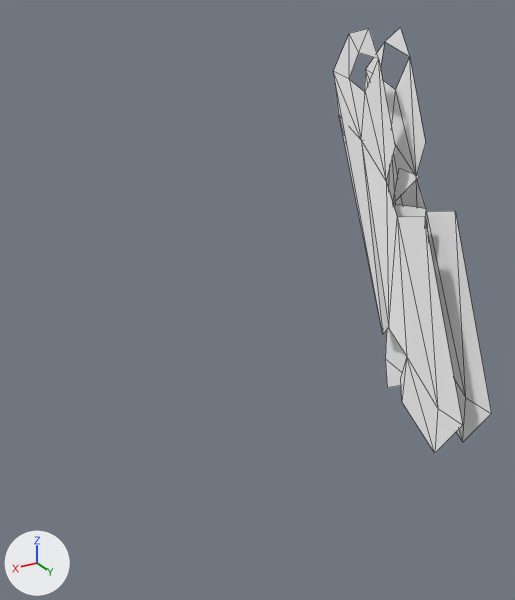
One commit to the COLLADA model aero_description/aero_four_legs/models/urdf/aero_upper_meshes/LARM_INDEX_LINK2_mesh.dae: the scene before it, then after it.
Both versions are drawn from a camera (50 mm lens) standing at (0.0304, 0.0189, 0.0418) and looking at (0.0021, -0.0282, 0.0183). Every picture has the same lights, and +X, +Y and +Z are marked at lower left. Mesh edges are drawn as thin lines. Vertices at the same position are counted once.

In view in the first picture: 'LARM_INDEX_LINK2'.
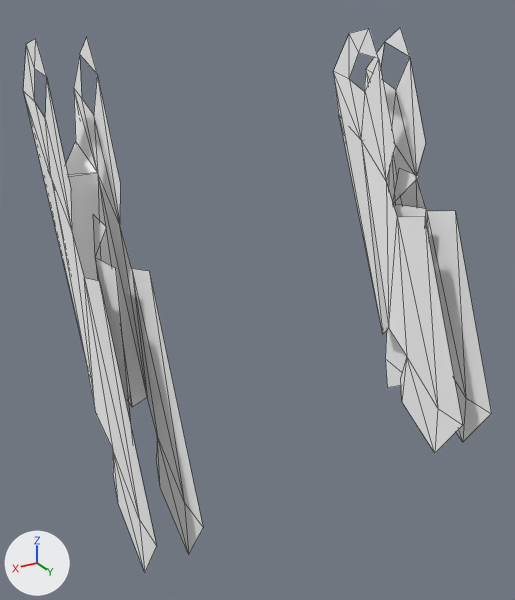
The newer file is also rescaled (x0.01) as a whole; pictures and numbers use the older file's frame.

Where the change shows, as pixel boxes [x1, y1, x2, y2] in the pictures (515 x 600 px; the box of a moved part takes in the faces that stretch with it):
'LARM_INDEX_LINK2', reshaped (195% wider, 28% taller)
    before: [333, 28, 491, 453]
    after: [23, 28, 491, 572]
part 1 of me_larm_index_link2, added
    after: [23, 37, 203, 572]
part 2 of me_larm_index_link2, added
    after: [93, 215, 132, 430]
part 3 of me_larm_index_link2, moved or reshaped
    both: [334, 29, 463, 453]

Diff of the bpy script that builds the scene:
```diff
--- a/aero_description/aero_four_legs/models/urdf/aero_upper_meshes/LARM_INDEX_LINK2_mesh.dae.py
+++ b/aero_description/aero_four_legs/models/urdf/aero_upper_meshes/LARM_INDEX_LINK2_mesh.dae.py
@@ mat_m0blinn20 @@
+mat_m0blinn20 = principled_material('m0blinn20')
+mat_m0blinn20.base_color = (1.0, 1.0, 1.0)  # white #ffffff
+mat_m0blinn20.roughness = 0.64
@@ mat_m1blinn21 @@
+mat_m1blinn21 = principled_material('m1blinn21')
+mat_m1blinn21.base_color = (1.0, 1.0, 1.0)  # white #ffffff
+mat_m1blinn21.roughness = 0.64
@@ me_larm_index_link2 @@
 # used by ob_larm_index_link2; location = (0.0, 0.0, 0.0)
-me_larm_index_link2.from_pydata(...)  # 50 vertices, 58 faces; spans x -0.0167..-0.0124, y -0.0385..-0.0178, z 0.0021..0.039
-me_larm_index_link2.materials.append(mat_blinn20)  # white #ffffff
+me_larm_index_link2.from_pydata(...)  # 100 vertices, 116 faces; spans x -0.0167..0.0168, y -0.0385..-0.0178, z 0.0021..0.039
+# me_larm_index_link2 part 1: the loose piece of 43 vertices spanning x -0.0167..-0.0124, y -0.0385..-0.0178, z 0.0021..0.039 is copied, and the copy is moved by (0.0292, 0.0, 0.0), in mat_m1blinn21 (white #ffffff); it spans x 0.0125..0.0168, y -0.0385..-0.0178, z 0.0021..0.039
+# me_larm_index_link2 part 2: the loose piece of 7 vertices spanning x -0.0145, y -0.031..-0.0258, z 0.0041..0.027 is copied, and the copy is moved by (0.0292, 0.0, 0.0), in mat_m1blinn21 (white #ffffff); it spans x 0.0147, y -0.031..-0.0258, z 0.0041..0.027
+# me_larm_index_link2 part 3
+# 24 faces are deleted
+# 24 new faces join them, mat_m0blinn20 (white #ffffff)
+me_larm_index_link2.materials.append(mat_m0blinn20)  # white #ffffff
+me_larm_index_link2.materials.append(mat_m1blinn21)  # white #ffffff
```
